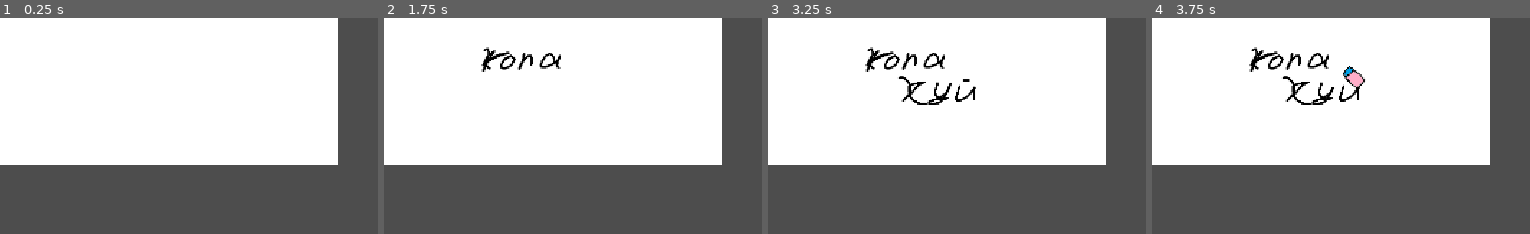
Above: before the commit, frames 1-4 (left to right).
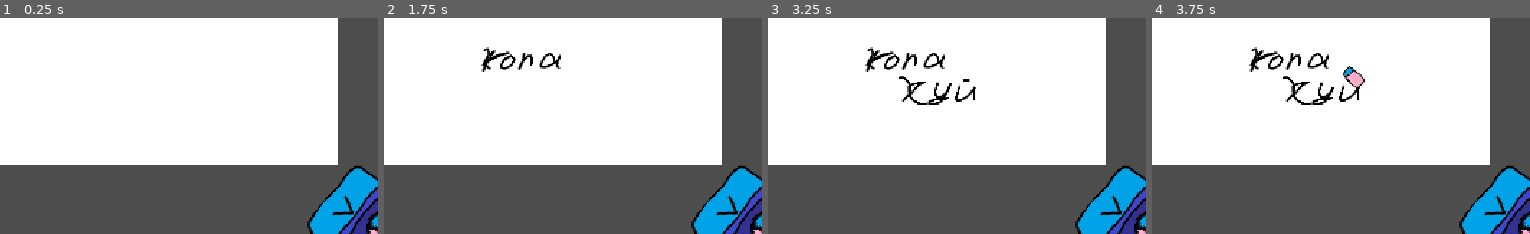
Above: after the commit, the same moments.

Repository: AmongRyzh/maxter-s-jam-2026
Game: Godot game, scene res://gameplay.tscn
Two runs of this game, one before a commit and one after it. Both use one fixed random seed, a clock stepped at 60 frames per second and the inputs below. Before the commit the project has no main scene; this scene is started directly in both runs. The engine's default icon, where the game draws it, is replaced by a stand-in: a white triangle on a blue panel in a dark square.
Inputs (mouse positions are % of the whole screen's width and height, from its top left):
- Up to frame 1 (0.25 s): no input
- Up to frame 2 (1.75 s): move the mouse to (70, 43) at 0.52 s; click (70, 43) at 0.67 s; tap Enter at 1.25 s; move the mouse to (26, 53) at 1.27 s; click (26, 53) at 1.42 s
- Up to frame 3 (3.25 s): move the mouse to (58, 25) at 2.02 s; click (58, 25) at 2.17 s; tap Space at 2.75 s; move the mouse to (42, 69) at 2.77 s; click (42, 69) at 2.92 s
- Up to frame 4 (3.75 s): move the mouse to (79, 64) at 3.52 s; click (79, 64) at 3.67 s
The pictures show only the part of the screen within x 50-100%, y 50-100%; the shares and areas given below are measured in that part.

The runs differ from the first frame. In frame 1, 4.2% of the frame differs, in the area x 81-100%, y 68-100%; in frame 2, 4.2%; in frame 3, 4.2%; in frame 4, 4.2%.

Commit message:
пенал с ластиками имплементирован

Diff:
--- a/eraser/eraser.gd
+++ b/eraser/eraser.gd
@@ -1,4 +1,5 @@
 extends Node2D
+class_name Eraser
 
 @export var speed: float = 5.0
 
@@ -16,6 +17,8 @@
 
 # Called when the node enters the scene tree for the first time.
 func _ready():
+	get_tree().current_scene.eraser = self
+
 	$TextureProgressBar.max_value = eraser_durability
 	current_eraser_durability = 100
 
@@ -29,5 +32,5 @@
 
 	last_position = global_position
 
-	if Input.is_mouse_button_pressed(MOUSE_BUTTON_LEFT):
+	if Input.is_mouse_button_pressed(MOUSE_BUTTON_LEFT) and !get_tree().current_scene.is_pencil_case_opened():
 		current_eraser_durability -= durability_decrease_rate * delta * (pixels_moved_last_frame / 15)
--- /dev/null
+++ b/eraser/eraser.tscn
@@ -0,0 +1,33 @@
+[gd_scene format=3 uid="uid://d013mvwu2oiqi"]
+
+[ext_resource type="Script" uid="uid://ctwt4otx35jqx" path="res://eraser/eraser.gd" id="1_jwyhn"]
+[ext_resource type="Texture2D" uid="uid://65tumjlxibgr" path="res://eraser/eraser.png" id="2_3cghv"]
+
+[sub_resource type="CompressedTexture2D" id="CompressedTexture2D_njsjv"]
+
+[node name="Eraser" type="Node2D" unique_id=76445507]
+show_behind_parent = true
+script = ExtResource("1_jwyhn")
+speed = 12.0
+durability_decrease_rate = 3.0
+
+[node name="Sprite2D" type="Sprite2D" parent="." unique_id=935766602]
+visible = false
+texture = ExtResource("2_3cghv")
+
+[node name="TextureProgressBar" type="TextureProgressBar" parent="." unique_id=1269501183]
+anchors_preset = 8
+anchor_left = 0.5
+anchor_top = 0.5
+anchor_right = 0.5
+anchor_bottom = 0.5
+offset_left = -16.0
+offset_top = -16.0
+offset_right = 16.0
+offset_bottom = 16.0
+grow_horizontal = 2
+grow_vertical = 2
+value = 100.0
+fill_mode = 3
+texture_under = SubResource("CompressedTexture2D_njsjv")
+texture_progress = ExtResource("2_3cghv")
--- a/gameplay.gd
+++ b/gameplay.gd
@@ -1,4 +1,5 @@
 extends Node2D
+class_name Gameplay
 
 @export var painter_image: Sprite2D
 
@@ -9,6 +10,8 @@
 var durability_shrink : float :
 	get():
 		return 0 if eraser == null else ((eraser.current_eraser_durability - eraser.eraser_durability) / 100) * eraser_size * 2
+
+@export var eraser_prefab: PackedScene
 
 func _ready():
 	pass
@@ -36,6 +39,16 @@
 
 	return output
 
+func on_pencil_case_eraser_slot_selected():
+	if eraser:
+		eraser.queue_free()
+
+	var new_eraser = eraser_prefab.instantiate()
+	add_child(new_eraser)
+
+func is_pencil_case_opened() -> bool:
+	return $PencilCase.opened
+
 #func _draw():
 	#if eraser:
 		#draw_rect(Rect2(eraser.position, Vector2i(1, 1)).grow(eraser_size).grow_side(SIDE_TOP, durability_shrink), Color(0, 1, 0, 0.5))
--- a/gameplay.tscn
+++ b/gameplay.tscn
@@ -4,18 +4,16 @@
 [ext_resource type="Script" uid="uid://db0hhb4dmtav6" path="res://gameplay.gd" id="1_xuee5"]
 [ext_resource type="Texture2D" uid="uid://g8vti6go8x6g" path="res://icon.svg" id="2_ej4tk"]
 [ext_resource type="Script" uid="uid://bjgg4hau4g8qm" path="res://painter_image.gd" id="3_oe8ih"]
-[ext_resource type="Script" uid="uid://ctwt4otx35jqx" path="res://eraser/eraser.gd" id="5_cbffv"]
-[ext_resource type="Texture2D" uid="uid://65tumjlxibgr" path="res://eraser/eraser.png" id="5_smepj"]
+[ext_resource type="PackedScene" uid="uid://d013mvwu2oiqi" path="res://eraser/eraser.tscn" id="5_cbffv"]
+[ext_resource type="PackedScene" uid="uid://ckgtcmnk3ywpg" path="res://pencil_case/pencil_case.tscn" id="7_fbudy"]
 
-[sub_resource type="CompressedTexture2D" id="CompressedTexture2D_njsjv"]
-
-[node name="Gameplay" type="Node2D" unique_id=1976024019 node_paths=PackedStringArray("painter_image", "eraser")]
+[node name="Gameplay" type="Node2D" unique_id=1976024019 node_paths=PackedStringArray("painter_image")]
 top_level = true
 script = ExtResource("1_xuee5")
 painter_image = NodePath("PainterImage")
 bad_texts_dir = "res://bad_texts"
 eraser_size = 12
-eraser = NodePath("Eraser")
+eraser_prefab = ExtResource("5_cbffv")
 
 [node name="Sprite2D" type="Sprite2D" parent="." unique_id=1077234380]
 visible = false
@@ -30,32 +28,11 @@
 gameplay = NodePath("..")
 
 [node name="BadTextSpawnTimer" type="Timer" parent="." unique_id=1770689058]
-wait_time = 1.5
+wait_time = 1.5999999999999999
 autostart = true
 
-[node name="Eraser" type="Node2D" parent="." unique_id=44436766]
-show_behind_parent = true
-script = ExtResource("5_cbffv")
-speed = 12.0
-durability_decrease_rate = 3.0
+[node name="Eraser" parent="." unique_id=76445507 instance=ExtResource("5_cbffv")]
 
-[node name="Sprite2D" type="Sprite2D" parent="Eraser" unique_id=1499735714]
-visible = false
-texture = ExtResource("5_smepj")
-
-[node name="TextureProgressBar" type="TextureProgressBar" parent="Eraser" unique_id=390784233]
-anchors_preset = 8
-anchor_left = 0.5
-anchor_top = 0.5
-anchor_right = 0.5
-anchor_bottom = 0.5
-offset_left = -16.0
-offset_top = -16.0
-offset_right = 16.0
-offset_bottom = 16.0
-grow_horizontal = 2
-grow_vertical = 2
-value = 100.0
-fill_mode = 3
-texture_under = SubResource("CompressedTexture2D_njsjv")
-texture_progress = ExtResource("5_smepj")
+[node name="PencilCase" parent="." unique_id=653688394 instance=ExtResource("7_fbudy")]
+position = Vector2(1230.0001, 713)
+rotation = 0.6806784
--- a/painter_image.gd
+++ b/painter_image.gd
@@ -1,4 +1,5 @@
 extends Sprite2D
+class_name PainterImage
 
 @export var img_size := Vector2i(1024, 512)
 
@@ -34,7 +35,7 @@
 	img.fill_rect(Rect2i(pos, Vector2i(1, 1)).grow(gameplay.eraser_size).grow_side(SIDE_TOP, gameplay.durability_shrink), Color.WHITE)
 
 func _input(event: InputEvent):
-	if gameplay.eraser == null:
+	if gameplay.eraser == null or get_tree().current_scene.is_pencil_case_opened():
 		return
 
 	if event is InputEventMouseButton:
--- /dev/null
+++ b/pencil_case/eraser_slot.gd
@@ -0,0 +1,26 @@
+extends Area2D
+class_name EraserSlot
+
+var is_mouse_entered : bool
+
+signal slot_selected
+
+func _ready():
+	$TextureProgressBar.max_value = $Cooldown.wait_time
+
+func _process(delta):
+	$TextureProgressBar.value = $Cooldown.time_left
+
+func _input(event):
+	if event is InputEventMouseButton:
+		if event.pressed and is_mouse_entered:
+			if $Cooldown.is_stopped():
+				$Cooldown.start()
+				slot_selected.emit()
+
+
+func _on_mouse_entered():
+	is_mouse_entered = true
+
+func _on_mouse_exited():
+	is_mouse_entered = false
--- /dev/null
+++ b/pencil_case/eraser_slot.tscn
@@ -0,0 +1,39 @@
+[gd_scene format=3 uid="uid://wws4a5y1njr4"]
+
+[ext_resource type="Script" uid="uid://bx2mx5055hmpn" path="res://pencil_case/eraser_slot.gd" id="1_pfa5j"]
+[ext_resource type="Texture2D" uid="uid://bqyi0pskv26fn" path="res://pencil_case/eraser_in_case_under.png" id="2_fvriv"]
+[ext_resource type="Texture2D" uid="uid://ypr4pmqbbn3u" path="res://pencil_case/eraser_in_case_progress.png" id="2_pfa5j"]
+
+[sub_resource type="RectangleShape2D" id="RectangleShape2D_njsjv"]
+size = Vector2(96, 96)
+
+[node name="EraserSlot" type="Area2D" unique_id=1224825255]
+script = ExtResource("1_pfa5j")
+
+[node name="TextureProgressBar" type="TextureProgressBar" parent="." unique_id=1294423504]
+anchors_preset = 8
+anchor_left = 0.5
+anchor_top = 0.5
+anchor_right = 0.5
+anchor_bottom = 0.5
+offset_left = -48.0
+offset_top = -48.0
+offset_right = 48.0
+offset_bottom = 48.0
+grow_horizontal = 2
+grow_vertical = 2
+offset_transform_enabled = true
+value = 100.0
+fill_mode = 3
+texture_under = ExtResource("2_pfa5j")
+texture_progress = ExtResource("2_fvriv")
+
+[node name="Cooldown" type="Timer" parent="." unique_id=202426793]
+wait_time = 15.0
+one_shot = true
+
+[node name="CollisionShape2D" type="CollisionShape2D" parent="." unique_id=163151701]
+shape = SubResource("RectangleShape2D_njsjv")
+
+[connection signal="mouse_entered" from="." to="." method="_on_mouse_entered"]
+[connection signal="mouse_exited" from="." to="." method="_on_mouse_exited"]
--- /dev/null
+++ b/pencil_case/pencil_case.gd
@@ -0,0 +1,45 @@
+extends Node2D
+class_name PencilCase
+
+@export var closed_position : Vector2
+@export var opened_position : Vector2
+
+var mouse_entered : bool
+
+var opened : bool = false :
+	set(value):
+		opened = value
+
+		if tween:
+			tween.kill()
+		tween = create_tween()
+
+		if opened:
+			tween.tween_property(self, "global_position", opened_position, open_time).set_trans(transition_type).set_ease(ease_type)
+		else:
+			tween.tween_property(self, "global_position", closed_position, open_time).set_trans(transition_type).set_ease(ease_type)
+
+var tween : Tween
+@export var transition_type : Tween.TransitionType
+@export var ease_type : Tween.EaseType
+@export var open_time : float = 0.4
+
+@export var eraser_slots : Array[EraserSlot]
+
+# Called when the node enters the scene tree for the first time.
+func _ready():
+	global_position = closed_position
+
+	for slot in eraser_slots:
+		slot.slot_selected.connect($"..".on_pencil_case_eraser_slot_selected)
+
+func _input(event):
+	if event is InputEventMouseButton:
+		if event.pressed and mouse_entered:
+			opened = !opened
+
+func _on_switcher_area_2d_mouse_entered():
+	mouse_entered = true
+
+func _on_switcher_area_2d_mouse_exited():
+	mouse_entered = false
--- /dev/null
+++ b/pencil_case/pencil_case.tscn
@@ -0,0 +1,37 @@
+[gd_scene format=3 uid="uid://ckgtcmnk3ywpg"]
+
+[ext_resource type="Script" uid="uid://bkryo51qjb7og" path="res://pencil_case/pencil_case.gd" id="1_x7jfl"]
+[ext_resource type="PackedScene" uid="uid://wws4a5y1njr4" path="res://pencil_case/eraser_slot.tscn" id="2_6rdpm"]
+[ext_resource type="Texture2D" uid="uid://rayqfi7y1hpk" path="res://pencil_case/pencil_case.png" id="2_orb0r"]
+
+[sub_resource type="RectangleShape2D" id="RectangleShape2D_njsjv"]
+size = Vector2(45.43921, 128.407)
+
+[node name="PencilCase" type="Node2D" unique_id=653688394 node_paths=PackedStringArray("eraser_slots")]
+script = ExtResource("1_x7jfl")
+closed_position = Vector2(1230.0001, 713)
+opened_position = Vector2(979.0001, 510)
+transition_type = 9
+ease_type = 1
+eraser_slots = [NodePath("EraserSlot1"), NodePath("EraserSlot2"), NodePath("EraserSlot3")]
+
+[node name="Sprite2D" type="Sprite2D" parent="." unique_id=1772163185]
+texture = ExtResource("2_orb0r")
+
+[node name="SwitcherArea2D" type="Area2D" parent="." unique_id=1124684487]
+position = Vector2(-170, 0)
+
+[node name="CollisionShape2D" type="CollisionShape2D" parent="SwitcherArea2D" unique_id=1083909687]
+shape = SubResource("RectangleShape2D_njsjv")
+
+[node name="EraserSlot1" parent="." unique_id=484270672 instance=ExtResource("2_6rdpm")]
+position = Vector2(-78, 0)
+
+[node name="EraserSlot2" parent="." unique_id=1594967973 instance=ExtResource("2_6rdpm")]
+position = Vector2(18, 0)
+
+[node name="EraserSlot3" parent="." unique_id=829235173 instance=ExtResource("2_6rdpm")]
+position = Vector2(114, 0)
+
+[connection signal="mouse_entered" from="SwitcherArea2D" to="." method="_on_switcher_area_2d_mouse_entered"]
+[connection signal="mouse_exited" from="SwitcherArea2D" to="." method="_on_switcher_area_2d_mouse_exited"]
--- a/project.godot
+++ b/project.godot
@@ -11,6 +11,7 @@
 [application]
 
 config/name="maxter's jam 2026"
+run/main_scene="uid://dnphby1ketpt4"
 config/features=PackedStringArray("4.7", "GL Compatibility")
 config/icon="res://icon.svg"
 
Binary file added: pencil_case/eraser_in_case_progress.png
Not shown, added: pencil_case/eraser_in_case_progress.png.import
Binary file added: pencil_case/eraser_in_case_under.png
Not shown, added: pencil_case/eraser_in_case_under.png.import
Not shown, added: pencil_case/eraser_slot.gd.uid
Not shown, added: pencil_case/pencil_case.gd.uid
Binary file added: pencil_case/pencil_case.png
Not shown, added: pencil_case/pencil_case.png.import
